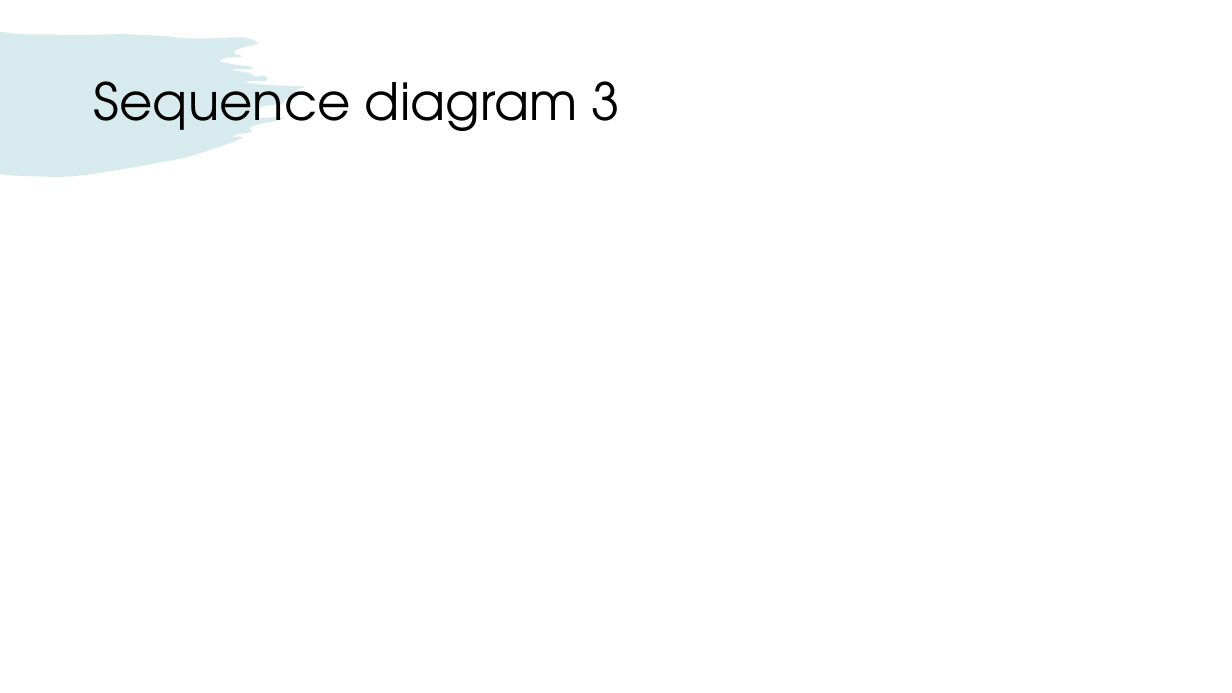
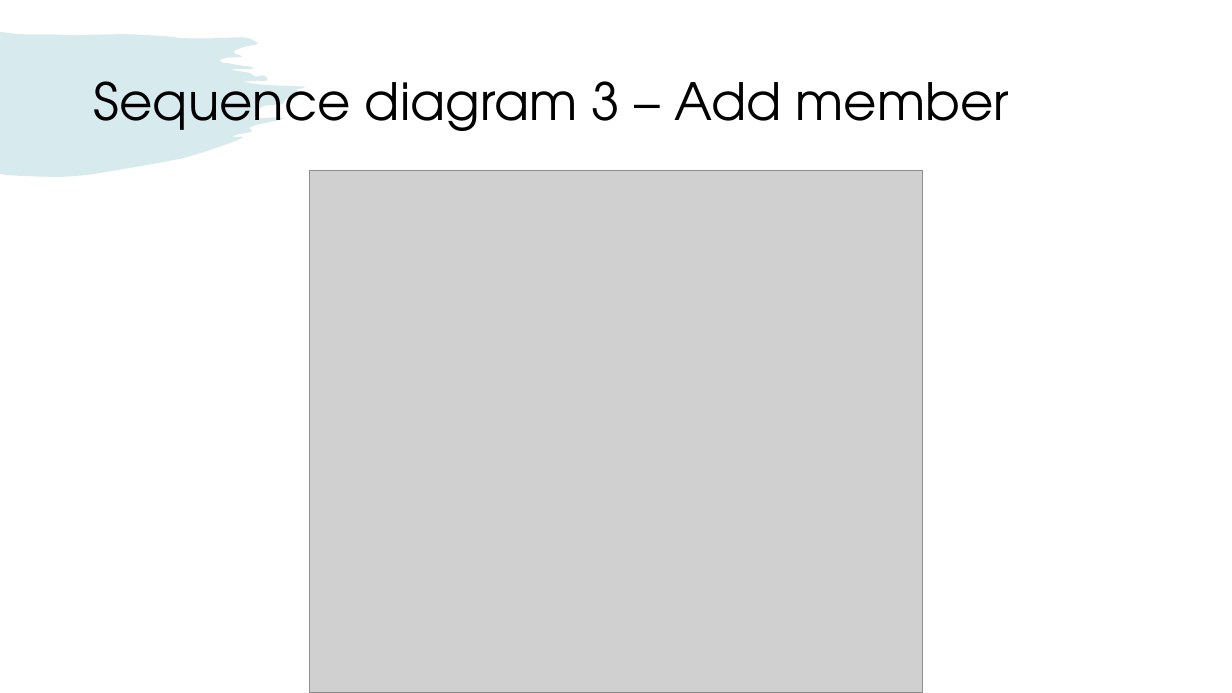
Before and after one commit to venturousman/miu-mpp-library, a slide deck: slide 6 of documents/Group 7 Library Application Presentation.pptx. Drawn at 1232x693 pixels with LibreOffice and Linux fonts; fonts in the diff are those of the drawing; grey boxes stand for pictures. Boxes give left, top, right and bottom in pixels: in the first picture for what was removed or moved away, otherwise in the second. Text is boxed around its words. In the diff, an @@ line names an element or a change of style, - is before the commit and + after.

Commit message:
add diagrams

```diff
--- a/documents/Group 7 Library Application Presentation.pptx
+++ b/documents/Group 7 Library Application Presentation.pptx
@@ title at [94, 81, 1009, 131]: text changed @@
-Sequence diagram 3
+Sequence diagram 3 – Add member
@@ picture added at [310, 171, 923, 693] @@
```
Also in this commit, not shown: 3 other slides changed, 1 slide added, 4 other files.
